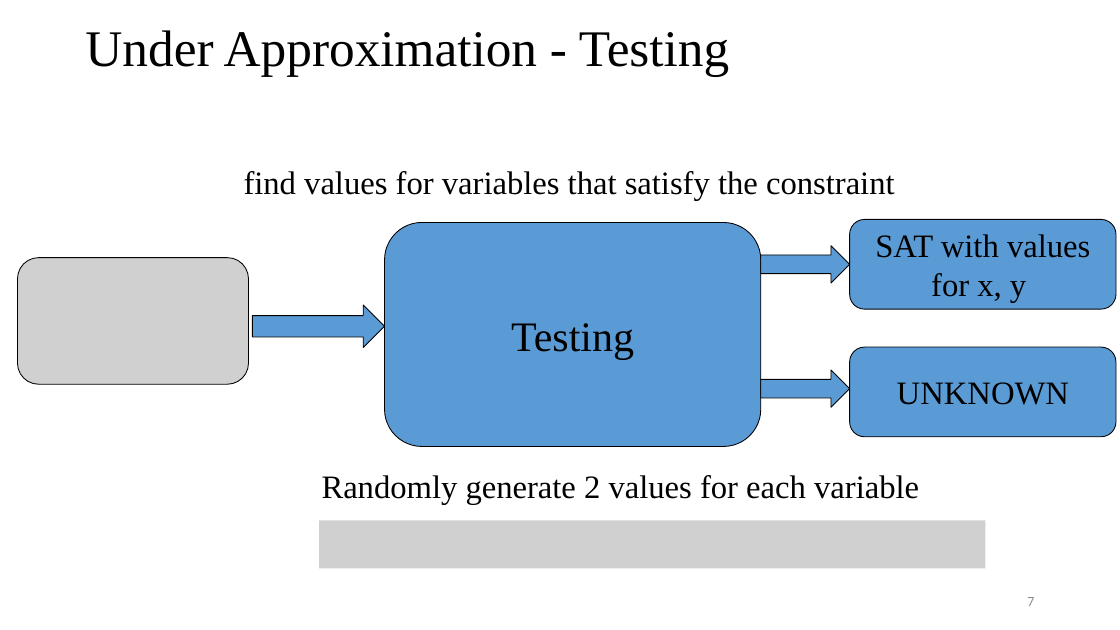
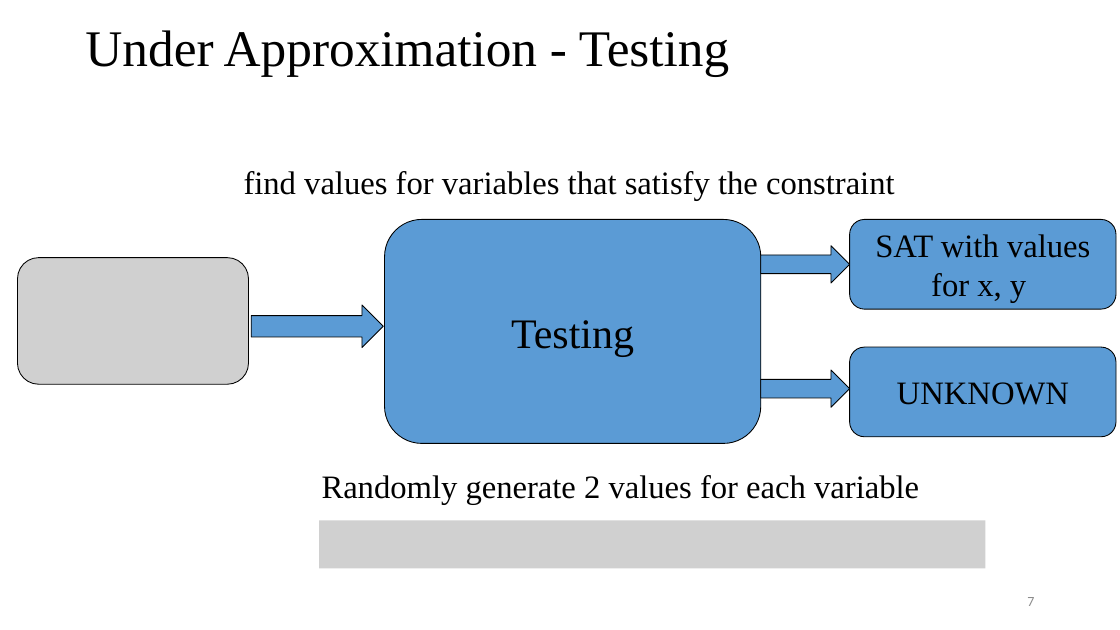
Before and after one commit to tungvx/raSAT, a slide deck: slide 7 of report/thesis/presentation.pptx. Drawn at 1120x630 pixels with LibreOffice and Linux fonts; fonts in the diff are those of the drawing; grey boxes stand for pictures. Boxes give left, top, right and bottom in pixels: in the first picture for what was removed or moved away, otherwise in the second. Text is boxed around its words. In the diff, an @@ line names an element or a change of style, - is before the commit and + after.

```diff
--- a/report/thesis/presentation.pptx
+++ b/report/thesis/presentation.pptx
@@ rounded rectangle "Testing": place and size @@
-rounded rectangle "Testing" at (385,223,761,447)
+rounded rectangle "Testing" at (385,219,761,444)
```
Also in this commit, not shown: 10 other slides changed, 2 slides added, 1 other file.
